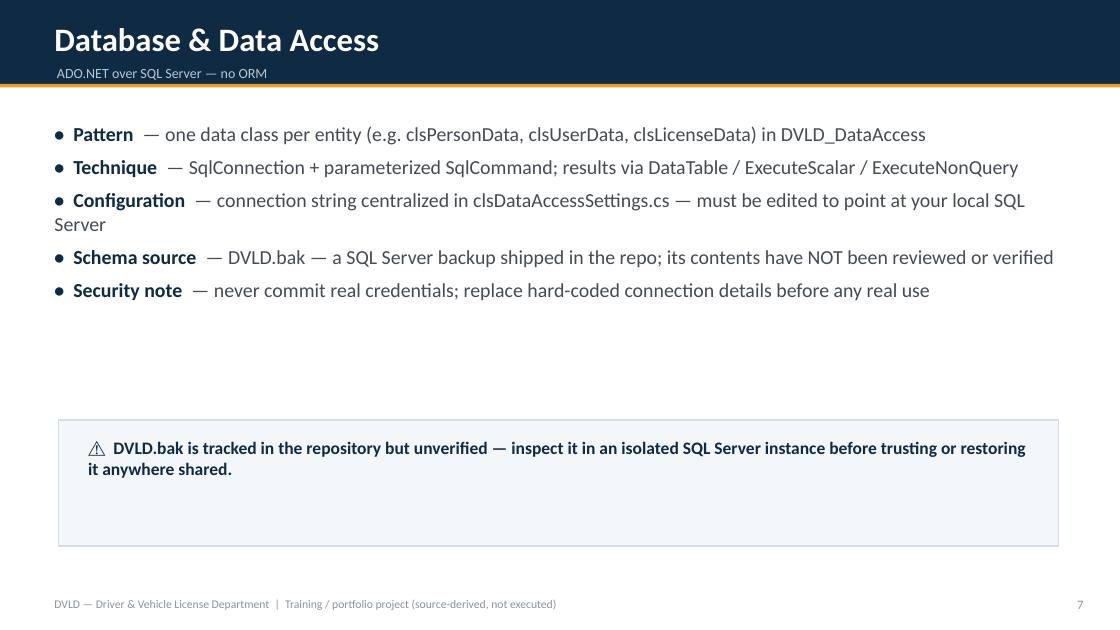
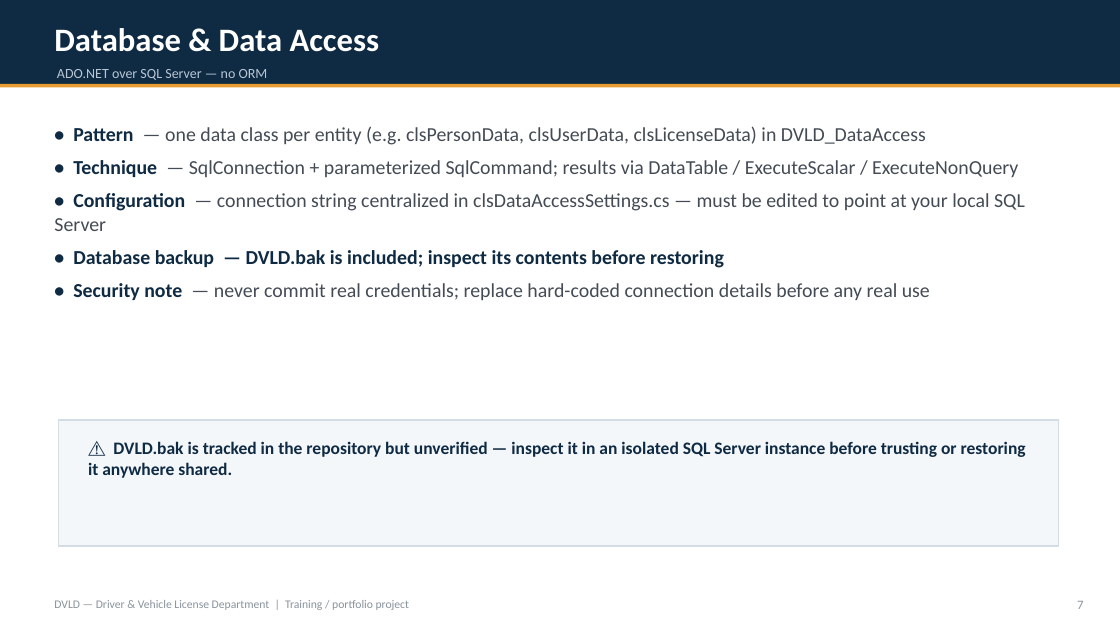
Before and after one commit to MamdouhAlsaodi/DVLD-Full-Stack-Database, a slide deck: slide 7 of docs/DVLD-System-Overview.pptx. Drawn at 1120x630 pixels with LibreOffice and Linux fonts; fonts in the diff are those of the drawing. Boxes give left, top, right and bottom in pixels: in the first picture for what was removed or moved away, otherwise in the second. Text is boxed around its words. In the diff, an @@ line names an element or a change of style, - is before the commit and + after.

```diff
--- a/docs/DVLD-System-Overview.pptx
+++ b/docs/DVLD-System-Overview.pptx
@@ text at (73, 250, 724, 268): text changed; text colour #444B54 to #0F2A43; bold on @@
-• Schema source — DVLD.bak — a SQL Server backup shipped in the repo; its contents have NOT been reviewed or verified
+• Database backup — DVLD.bak is included; inspect its contents before restoring
@@ text at (54, 600, 409, 610): text changed @@
-DVLD — Driver & Vehicle License Department | Training / portfolio project (source-derived, not executed)
+DVLD — Driver & Vehicle License Department | Training / portfolio project
```
Also in this commit, not shown: 7 other slides changed, 2 other files.
